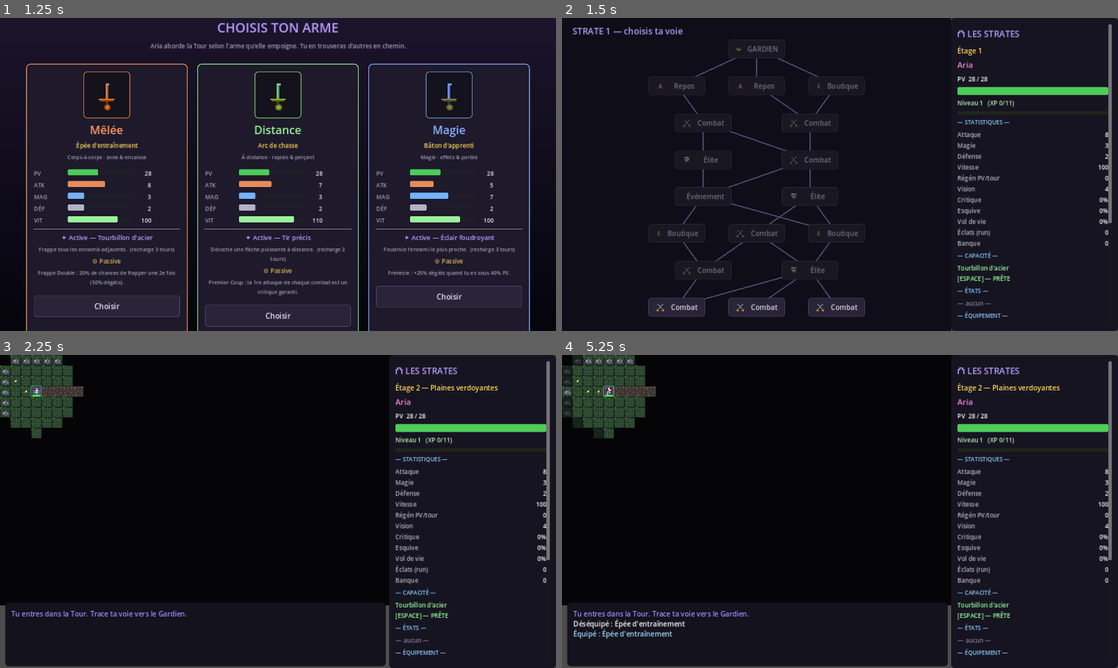
Above: before the commit, frames 1-4 (two rows, left to right).
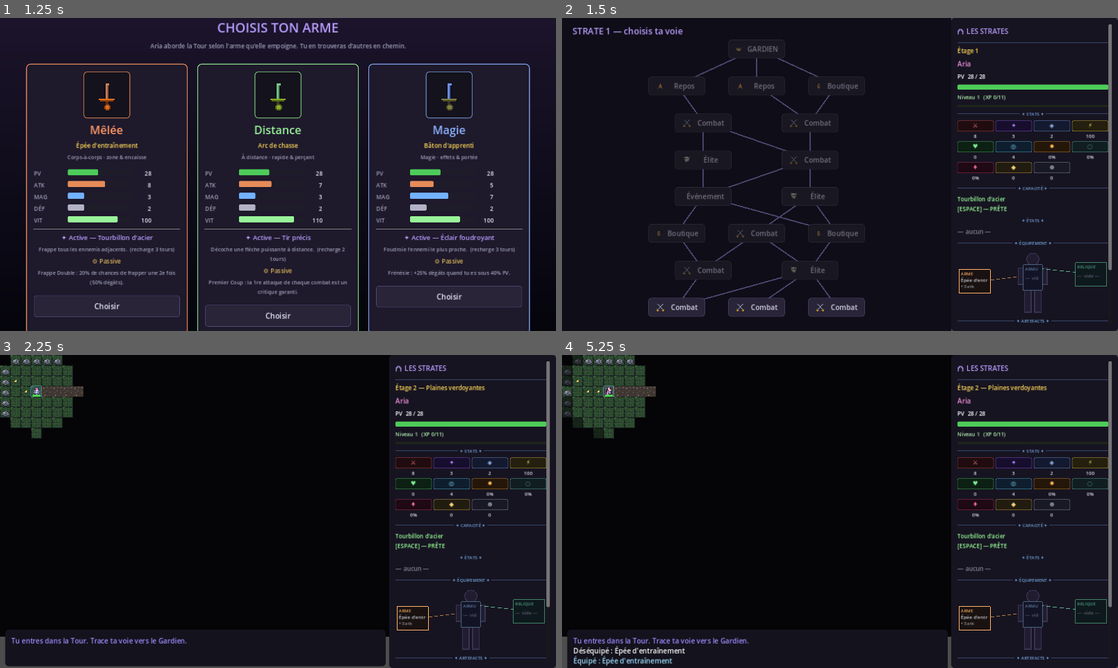
Above: after the commit, the same moments.

Repository: silversoulicious-lgtm/rpg-rogue-like-
Game: Godot game, scene res://scenes/Main.tscn
Same seed, same stepped clock (60 frames per second), same inputs: the game is played once before the commit and once after it.
Inputs:
- Up to frame 1 (1.25 s): click "▶ Nouvelle Ascension" at 0.5 s
- Up to frame 2 (1.5 s): click "Choisir" at 1.25 s
- Up to frame 3 (2.25 s): click "Combat" at 2 s
- Up to frame 4 (5.25 s): tap Enter at 2.75 s; hold D 2.78-3.5 s; tap I at 2.85 s; tap Space at 3.02 s; click "Déséquiper" at 3.5 s; click "Équiper" at 4.25 s; click "Fermer [I / Échap]" at 5 s

Frame 1 is identical in both runs. In frame 2, 4.1% of the frame differs, in the area x 71-99%, y 3-98%; in frame 3, 5.2%; in frame 4, 6.6%, in the area x 0-99%, y 3-100%.

Commit message:
Refactor sidebar: compact stat icon grid + decorative section headers
- Replace text stat rows with 4-column icon grid (glyph + value, tooltip on hover)
- Add _section() helper with flanking divider lines and colored label
- Add _hdivider_full() for 1px colored separator
- Add _stat_cell() with tinted panel background per stat color
- Reduce LOG_H from 150 to 88 for more game screen space
- EquipPanel (silhouette + slots) now placed directly under STATS section

Co-Authored-By: Claude Sonnet 4.6 <noreply@anthropic.com>
Claude-Session: https://claude.ai/code/session_01JoBjpryv8bEVUcsNS1Ucmn

Diff:
--- a/scripts/Hud.gd
+++ b/scripts/Hud.gd
@@ -6,7 +6,7 @@
 
 const VIEW := Vector2(1280, 720)
 const SIDEBAR_W := 384
-const LOG_H := 150
+const LOG_H := 88
 const VERSION := "v0.5 — accès anticipé"
 
 # Pitch court par type d'arme, affiché sur la fiche de loadout.
@@ -16,11 +16,19 @@
 	"magic": "Magie · effets & portée",
 }
 
-const STAT_ROWS := [
-	["atk", "Attaque"], ["magic", "Magie"], ["defense", "Défense"],
-	["speed", "Vitesse"], ["hp_regen", "Régén PV/tour"], ["vision", "Vision"],
-	["crit", "Critique"], ["dodge", "Esquive"], ["lifesteal", "Vol de vie"],
-	["run_shards", "Éclats (run)"], ["bank", "Banque"],
+# [id, glyph, color, tooltip]
+const STAT_ICONS := [
+	["atk",        "⚔",  Color(0.90, 0.35, 0.35), "Attaque"],
+	["magic",      "✦",  Color(0.65, 0.40, 1.00), "Magie"],
+	["defense",    "◈",  Color(0.55, 0.70, 1.00), "Défense"],
+	["speed",      "⚡", Color(1.00, 0.88, 0.30), "Vitesse"],
+	["hp_regen",   "♥",  Color(0.35, 0.90, 0.45), "Régén PV/tour"],
+	["vision",     "◎",  Color(0.40, 0.85, 1.00), "Vision"],
+	["crit",       "✸",  Color(1.00, 0.65, 0.20), "Critique"],
+	["dodge",      "◌",  Color(0.45, 0.85, 0.75), "Esquive"],
+	["lifesteal",  "♦",  Color(0.85, 0.25, 0.45), "Vol de vie"],
+	["run_shards", "◆",  Color(0.95, 0.78, 0.35), "Éclats (run)"],
+	["bank",       "⊛",  Color(0.70, 0.70, 0.82), "Banque"],
 ]
 
 var game                          # référence vers Main
@@ -108,48 +116,100 @@
 	v.custom_minimum_size = Vector2(SIDEBAR_W - 56, 0)
 	scroll.add_child(v)
 
-	v.add_child(Ui.label("⛫ LES STRATES", 20, Color(0.72, 0.62, 1.0)))
-	sb_floor = Ui.label("", 16, Color(1.0, 0.85, 0.35)); v.add_child(sb_floor)
-	sb_hero = Ui.label("", 18); v.add_child(sb_hero)
-	hp_text = Ui.label("", 14); v.add_child(hp_text)
-	hp_bar = Ui.progress_bar(18, Color(0.3, 0.8, 0.35), Color(0.25, 0.07, 0.07)); v.add_child(hp_bar)
-	sb_level = Ui.label("", 14, Color(0.7, 0.95, 0.7)); v.add_child(sb_level)
-	xp_bar = Ui.progress_bar(8, Color(0.55, 0.85, 0.4), Color(0.12, 0.15, 0.1), 3); v.add_child(xp_bar)
-
-	v.add_child(_section("STATISTIQUES"))
-	var grid := GridContainer.new()
-	grid.columns = 2
-	grid.size_flags_horizontal = Control.SIZE_EXPAND_FILL
-	grid.add_theme_constant_override("h_separation", 16)
-	grid.add_theme_constant_override("v_separation", 4)
-	v.add_child(grid)
-	for pair in STAT_ROWS:
-		grid.add_child(Ui.label(pair[1], 14, Color(0.7, 0.7, 0.78)))
-		var val := Ui.label("", 14)
-		val.horizontal_alignment = HORIZONTAL_ALIGNMENT_RIGHT
-		val.size_flags_horizontal = Control.SIZE_EXPAND_FILL
-		grid.add_child(val)
-		stat_labels[pair[0]] = val
+	# Titre avec liseré décoratif
+	var title_row := HBoxContainer.new()
+	title_row.add_theme_constant_override("separation", 6)
+	title_row.add_child(Ui.label("⛫", 16, Color(0.72, 0.62, 1.0)))
+	title_row.add_child(Ui.label("LES STRATES", 16, Color(0.72, 0.62, 1.0)))
+	v.add_child(title_row)
+	v.add_child(_hdivider_full())
+
+	sb_floor = Ui.label("", 14, Color(1.0, 0.85, 0.35)); v.add_child(sb_floor)
+	sb_hero = Ui.label("", 16, Color(0.92, 0.88, 1.0)); v.add_child(sb_hero)
+
+	# HP : texte et barre sur la même ligne
+	var hp_row := HBoxContainer.new()
+	hp_row.add_theme_constant_override("separation", 6)
+	hp_text = Ui.label("", 13); hp_text.size_flags_horizontal = Control.SIZE_EXPAND_FILL; hp_row.add_child(hp_text)
+	v.add_child(hp_row)
+	hp_bar = Ui.progress_bar(12, Color(0.3, 0.8, 0.35), Color(0.25, 0.07, 0.07)); v.add_child(hp_bar)
+
+	# XP
+	var xp_row := HBoxContainer.new()
+	xp_row.add_theme_constant_override("separation", 6)
+	sb_level = Ui.label("", 12, Color(0.7, 0.95, 0.7)); sb_level.size_flags_horizontal = Control.SIZE_EXPAND_FILL; xp_row.add_child(sb_level)
+	v.add_child(xp_row)
+	xp_bar = Ui.progress_bar(5, Color(0.55, 0.85, 0.4), Color(0.12, 0.15, 0.1), 3); v.add_child(xp_bar)
+
+	# Stats : grille 4 colonnes avec icônes
+	v.add_child(_section("STATS"))
+	var stat_grid := GridContainer.new()
+	stat_grid.columns = 4
+	stat_grid.size_flags_horizontal = Control.SIZE_EXPAND_FILL
+	stat_grid.add_theme_constant_override("h_separation", 4)
+	stat_grid.add_theme_constant_override("v_separation", 4)
+	v.add_child(stat_grid)
+	for s in STAT_ICONS:
+		stat_grid.add_child(_stat_cell(s[0], s[1], s[2], s[3]))
 
 	v.add_child(_section("CAPACITÉ"))
-	sb_ability = Ui.label("", 14, Color.WHITE, false, true, SIDEBAR_W - 56); v.add_child(sb_ability)
+	sb_ability = Ui.label("", 13, Color.WHITE, false, true, SIDEBAR_W - 56); v.add_child(sb_ability)
 	v.add_child(_section("ÉTATS"))
 	status_box = Ui.vbox(3); v.add_child(status_box)
 	v.add_child(_section("ÉQUIPEMENT"))
 	equip_panel = load("res://scripts/EquipPanel.gd").new()
-	equip_panel.custom_minimum_size = Vector2(SIDEBAR_W - 56, 155)
+	equip_panel.custom_minimum_size = Vector2(SIDEBAR_W - 56, 148)
+	equip_box = Ui.vbox(0)   # conservé pour compatibilité _rebuild_equip
 	v.add_child(equip_panel)
-	equip_box = Ui.vbox(6); v.add_child(equip_box)
 	v.add_child(_section("ARTEFACTS"))
-	artifact_box = Ui.vbox(6); v.add_child(artifact_box)
+	artifact_box = Ui.vbox(5); v.add_child(artifact_box)
 	v.add_child(_section("POUVOIRS"))
-	power_box = Ui.vbox(6); v.add_child(power_box)
+	power_box = Ui.vbox(5); v.add_child(power_box)
 	v.add_child(_section("SYNERGIES"))
 	synergy_box = Ui.vbox(4); v.add_child(synergy_box)
-	v.add_child(Ui.label("[I] Inventaire", 13, Color(0.6, 0.85, 1.0)))
-
-func _section(txt: String) -> Label:
-	return Ui.label("— %s —" % txt, 13, Color(0.55, 0.8, 1.0))
+	v.add_child(Ui.label("[I] Inventaire", 11, Color(0.45, 0.65, 0.88)))
+
+func _section(txt: String) -> Control:
+	var row := HBoxContainer.new()
+	row.add_theme_constant_override("separation", 4)
+	var l := _hdivider_full(); row.add_child(l)
+	row.add_child(Ui.label("✦ %s ✦" % txt, 10, Color(0.45, 0.65, 0.88)))
+	var r := _hdivider_full(); row.add_child(r)
+	return row
+
+func _hdivider_full() -> Control:
+	var c := ColorRect.new()
+	c.color = Color(0.28, 0.38, 0.58, 0.65)
+	c.size_flags_horizontal = Control.SIZE_EXPAND_FILL
+	c.size_flags_vertical = Control.SIZE_SHRINK_CENTER
+	c.custom_minimum_size = Vector2(10, 1)
+	return c
+
+func _stat_cell(sid: String, glyph: String, col: Color, tip: String) -> Control:
+	var cell := VBoxContainer.new()
+	cell.size_flags_horizontal = Control.SIZE_EXPAND_FILL
+	cell.tooltip_text = tip
+	cell.mouse_filter = Control.MOUSE_FILTER_STOP
+	cell.add_theme_constant_override("separation", 2)
+	var panel := PanelContainer.new()
+	panel.size_flags_horizontal = Control.SIZE_EXPAND_FILL
+	var sb := StyleBoxFlat.new()
+	sb.bg_color = Color(col.r * 0.14, col.g * 0.14, col.b * 0.18)
+	sb.set_corner_radius_all(3)
+	sb.set_border_width_all(1)
+	sb.border_color = col.darkened(0.25)
+	sb.content_margin_left = 2; sb.content_margin_right = 2
+	sb.content_margin_top = 2; sb.content_margin_bottom = 2
+	panel.add_theme_stylebox_override("panel", sb)
+	var gl := Ui.label(glyph, 14, col.lightened(0.2), true)
+	gl.mouse_filter = Control.MOUSE_FILTER_IGNORE
+	panel.add_child(gl)
+	cell.add_child(panel)
+	var val := Ui.label("—", 11, Color(0.88, 0.88, 0.95), true)
+	val.mouse_filter = Control.MOUSE_FILTER_IGNORE
+	cell.add_child(val)
+	stat_labels[sid] = val
+	return cell
 
 func _build_log() -> void:
 	var play_w := VIEW.x - SIDEBAR_W
